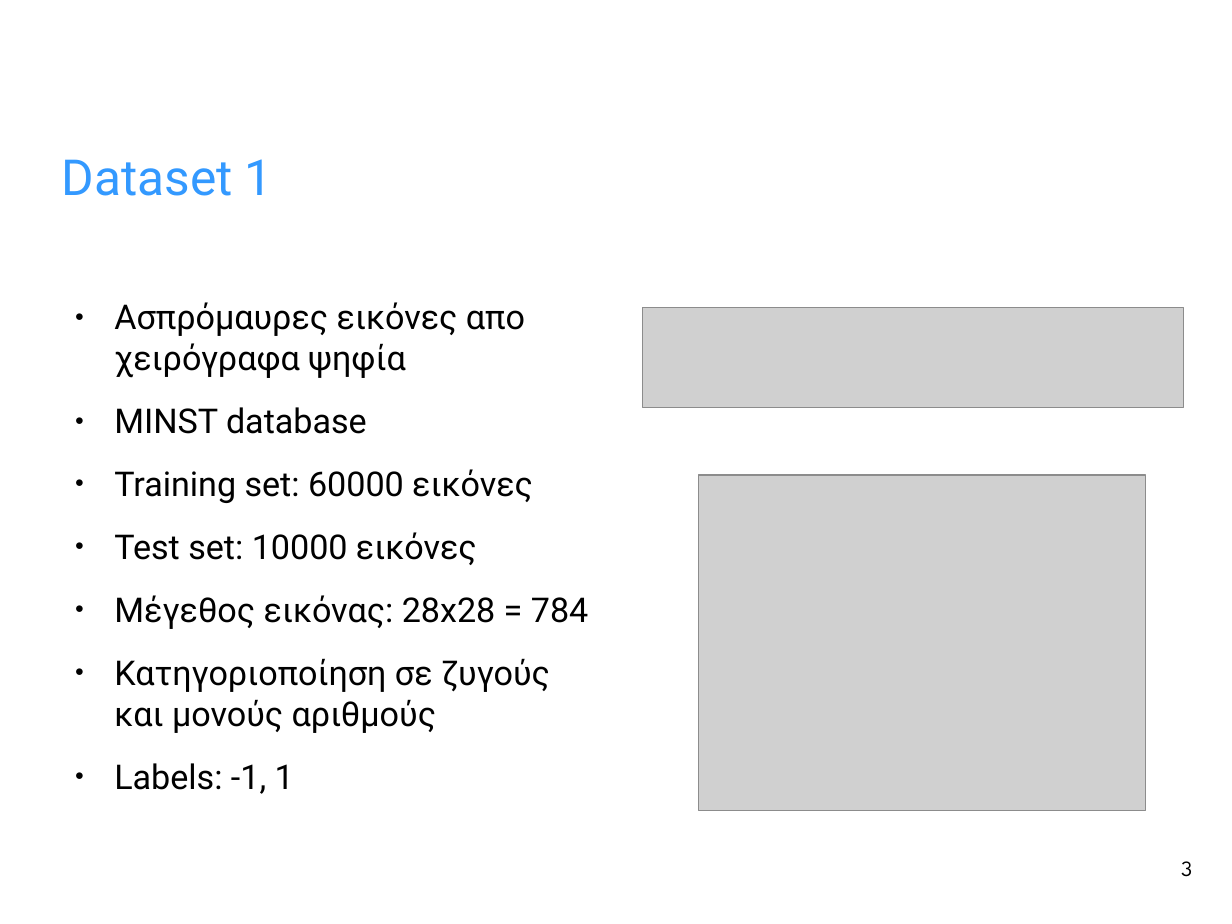
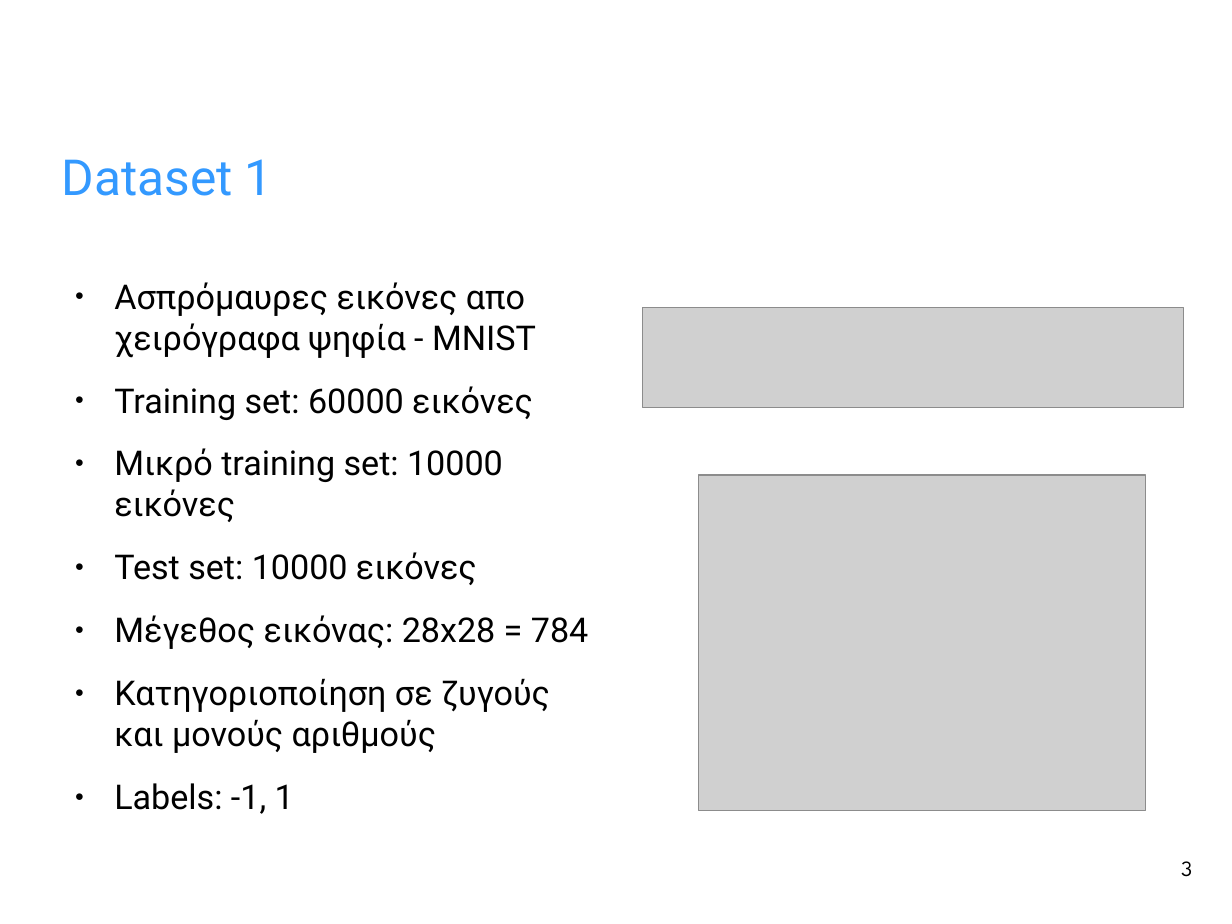
Before and after one commit to agaitanis/msc_ci, a slide deck: slide 3 of presentation_1_2/presentation_1_2.odp. Drawn at 1232x924 pixels with LibreOffice and Linux fonts; fonts in the diff are those of the drawing; grey boxes stand for pictures; background and template pictures are left out. Boxes give left, top, right and bottom in pixels: in the first picture for what was removed or moved away, otherwise in the second. Text is boxed around its words. In the diff, an @@ line names an element or a change of style, - is before the commit and + after.

```diff
--- a/presentation_1_2/presentation_1_2.odp
+++ b/presentation_1_2/presentation_1_2.odp
@@ text "Ασπρόμαυρες εικόνες απο χειρόγραφα ψηφία ...": place and size @@
-text "Ασπρόμαυρες εικόνες απο χειρόγραφα ψηφία ..." at [114, 302, 588, 794]
+text "Ασπρόμαυρες εικόνες απο χειρόγραφα ψηφία ..." at [114, 282, 588, 814]
@@ text at [114, 282, 536, 358]: text changed @@
-● Ασπρόμαυρες εικόνες απο χειρόγραφα ψηφία
-● MINST database
+● Ασπρόμαυρες εικόνες απο χειρόγραφα ψηφία - MNIST
@@ text at [114, 448, 503, 522]: paragraph added @@
+● Μικρό training set: 10000 εικόνες
```
Also in this commit, not shown: 1 other slide changed, 5 slides added, 1 other file.
